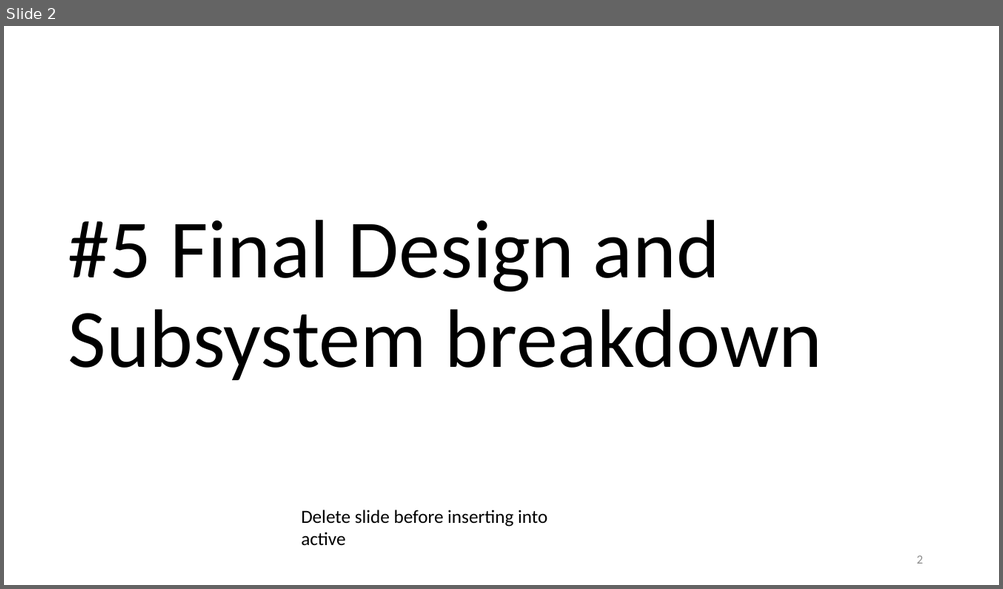
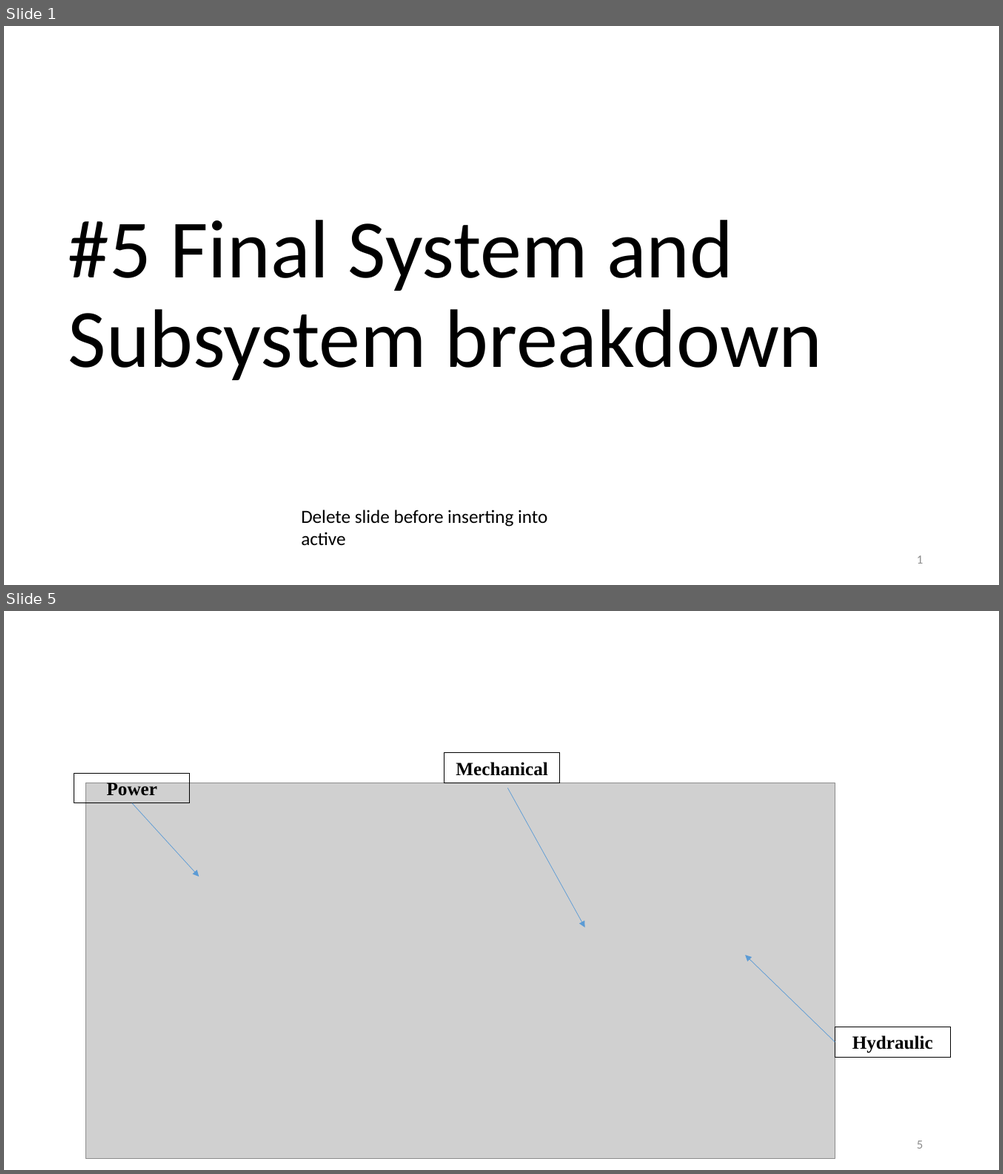
Before and after one commit to psas/electric-feed-system-prototype, a slide deck: Docs/Presentations/Slides/#5 design and subsystems.pptx. Shown one above the other, each under a label of ours: slide 2 before the commit, slides 1 and 5 after it; the slides between them are not shown. The pictures are 1003x589 and 1003x1174 pixels, drawn with LibreOffice and Linux fonts; fonts in the diff are those of the drawing; grey boxes stand for pictures. Boxes give left, top, right and bottom in pixels: in the first picture for what was removed or moved away, otherwise in the second. Text is boxed around its words. In the diff, an @@ line names an element or a change of style, - is before the commit and + after.

```diff
--- a/Docs/Presentations/Slides/#5 design and subsystems.pptx
+++ b/Docs/Presentations/Slides/#5 design and subsystems.pptx
@@ slide 5 added at [4, 611, 999, 1170], background #FFFFFF @@
@@ rectangle added at [444, 753, 560, 783], outline #000000 0.75 pt, 18 pt, text #000000, bold @@
+Mechanical
@@ rectangle added at [74, 773, 190, 803], outline #000000 0.75 pt, 18 pt, text #000000, bold @@
+Power
@@ picture added at [86, 783, 835, 1159] @@
@@ arrow added from (132, 803) to (199, 877), #5B9BD5 0.5 pt @@
@@ arrow added from (508, 789) to (584, 928), #5B9BD5 0.5 pt @@
@@ arrow added from (835, 1042) to (745, 955), #5B9BD5 0.5 pt @@
@@ rectangle added at [835, 1028, 950, 1057], outline #000000 0.75 pt, 18 pt, text #000000, bold @@
+Hydraulic
@@ page number added at [916, 1141, 922, 1149], 12 pt, text #8C8C8C @@
+5
@@ what was slide 2 is now slide 1 @@
@@ slide 1 changed as well @@
@@ title at [68, 220, 822, 380]: text changed @@
-#5 Final Design and Subsystem breakdown
+#5 Final System and Subsystem breakdown
@@ page number at [916, 556, 922, 564]: text changed @@
-2
+1
```
Also in this commit, not shown: 3 other slides added, 8 slides removed.
